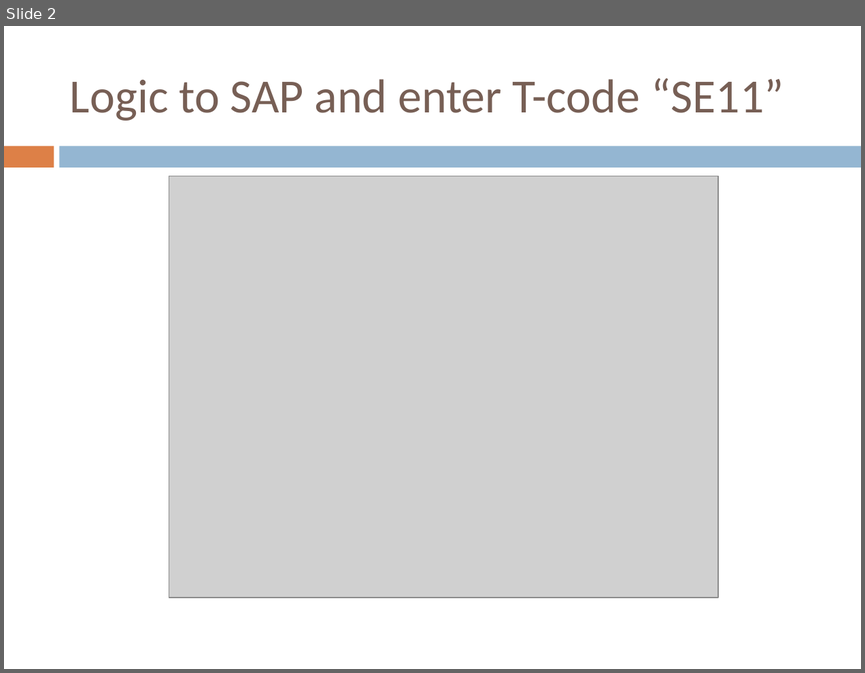
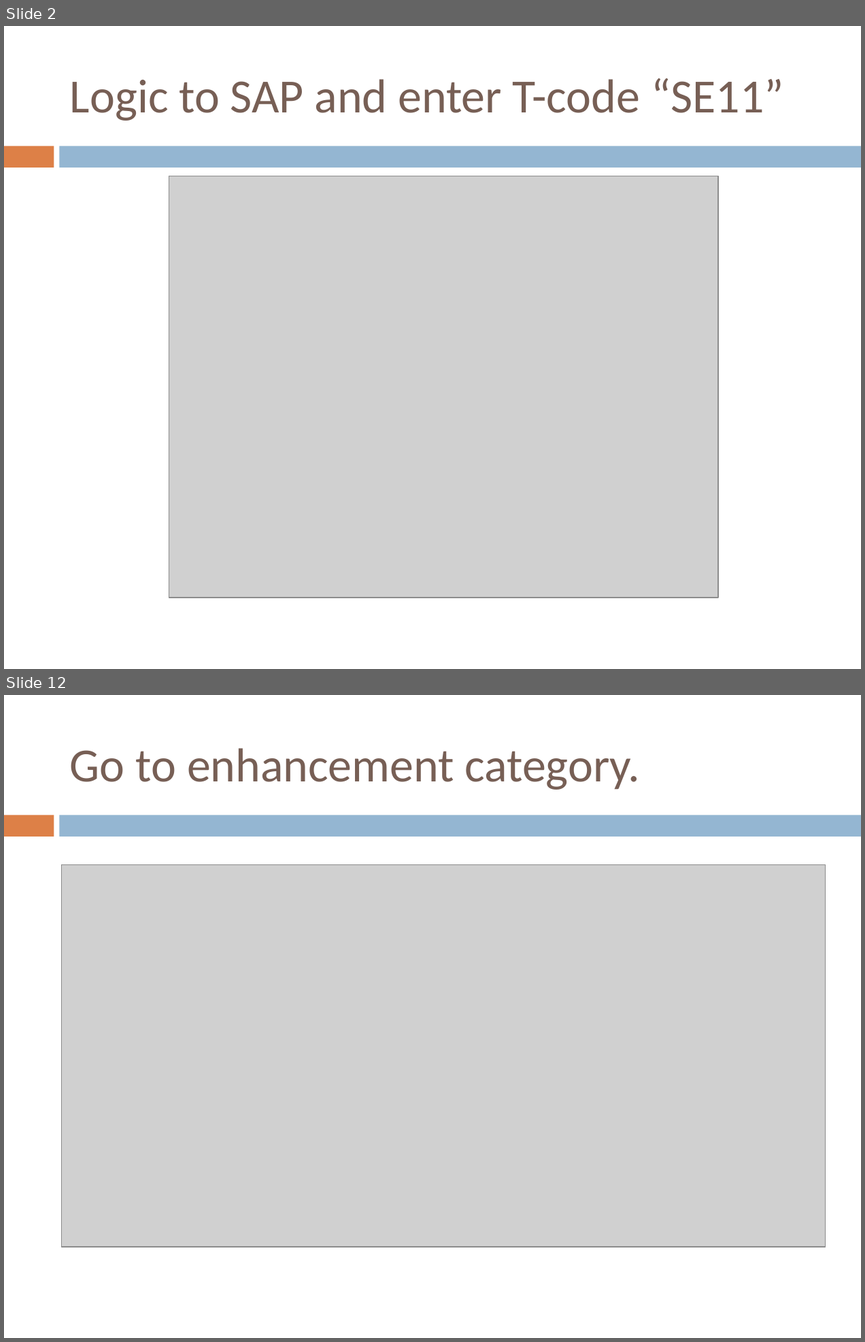
Before and after one commit to mparab01/SAP_HANA, a slide deck: 04. Extract the data through ECC system.pptx. Shown one above the other, each under a label of ours: slide 2 before the commit, slides 2 and 12 after it; the slides between them are not shown. The pictures are 865x673 and 865x1342 pixels, drawn with LibreOffice and Linux fonts; fonts in the diff are those of the drawing; grey boxes stand for pictures. Boxes give left, top, right and bottom in pixels: in the first picture for what was removed or moved away, otherwise in the second. Text is boxed around its words. In the diff, an @@ line names an element or a change of style, - is before the commit and + after.

```diff
--- a/04. Extract the data through ECC system.pptx
+++ b/04. Extract the data through ECC system.pptx
@@ slide 12 added at <box>4,695,861,1338</box>, background #FFFFFF; not listed: 2 template elements that a slide beside it also shows @@
@@ title added at <box>70,748,640,790</box>, 40 pt, text #775F55 @@
+Go to enhancement category.
@@ picture added at <box>61,864,825,1246</box> @@
```
Also in this commit, not shown: 1 slide changed, 18 other slides added, 4 other files.
